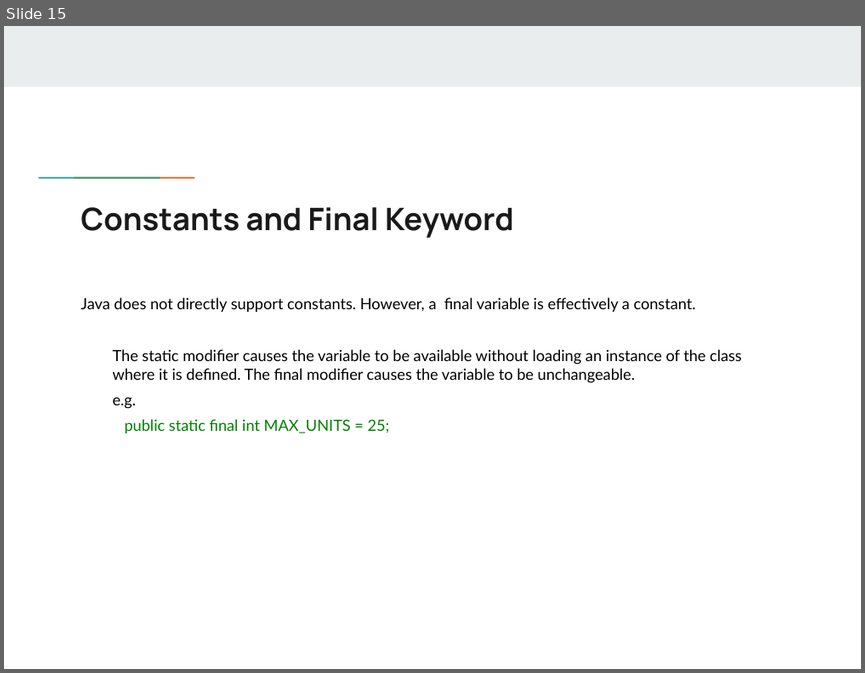
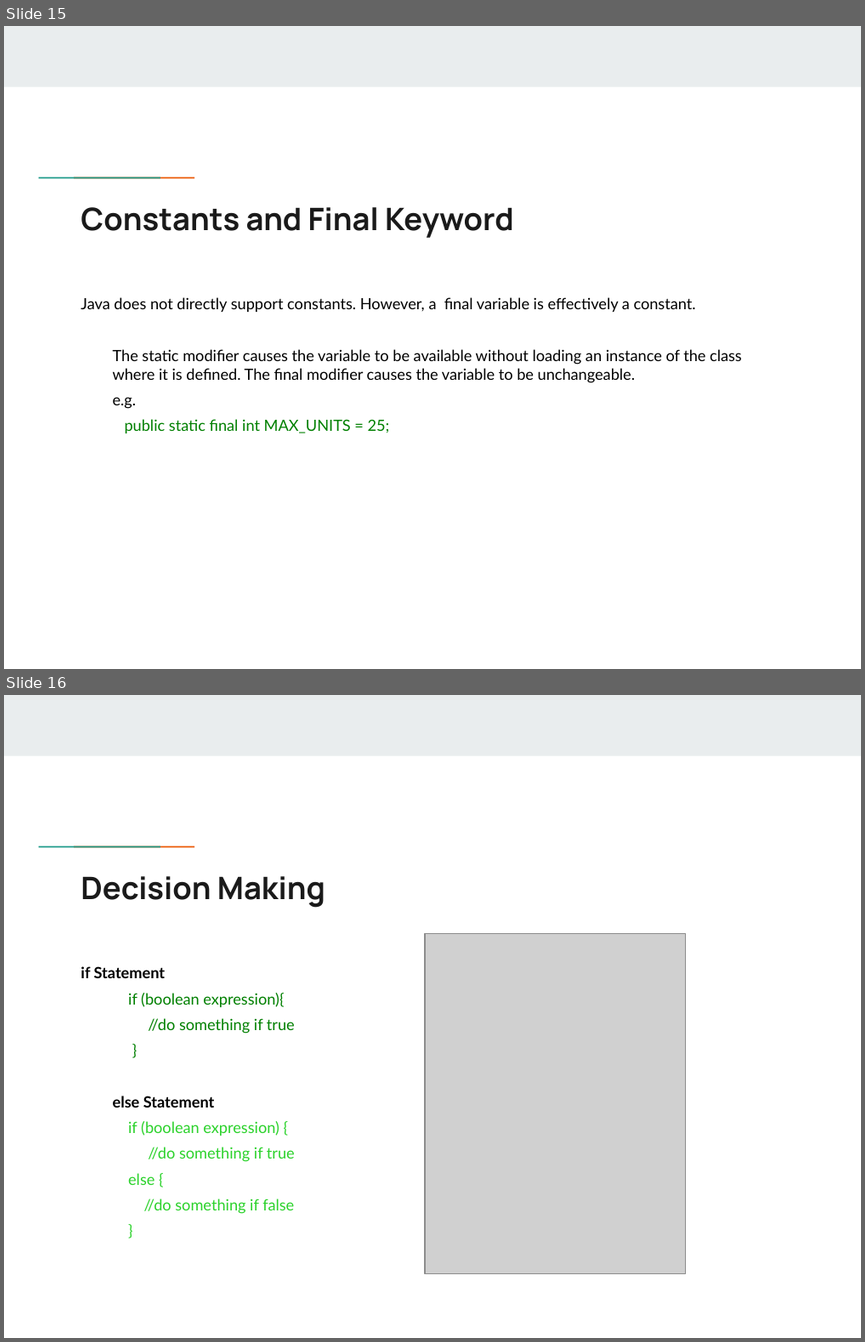
Before and after one commit to flyworker/java-workshop, a slide deck: JavaSE.pptx. Shown one above the other, each under a label of ours: slide 15 before the commit, slides 15 and 16 after it. The pictures are 865x673 and 865x1342 pixels, drawn with LibreOffice and Linux fonts; fonts in the diff are those of the drawing; grey boxes stand for pictures; background and template pictures are left out. Boxes give left, top, right and bottom in pixels: in the first picture for what was removed or moved away, otherwise in the second. Text is boxed around its words. In the diff, an @@ line names an element or a change of style, - is before the commit and + after.

```diff
--- a/JavaSE.pptx
+++ b/JavaSE.pptx
@@ slide 16 added at (x1=4, y1=695, x2=861, y2=1338), background #FFFFFF; not listed: 3 template elements that a slide beside it also shows @@
@@ title added at (x1=80, y1=876, x2=325, y2=907), 26 pt, text #1A1A1A, bold @@
+Decision Making
@@ picture added at (x1=425, y1=934, x2=686, y2=1273) @@
@@ text added at (x1=80, y1=966, x2=295, y2=1213), 13 pt, text #2BD22B @@
+if Statement
+if (boolean expression){
+//do something if true
+}
+else Statement
+if (boolean expression) {
+//do something if true
+else {
+//do something if false
+}
```
Also in this commit, not shown: 9 other slides added.
